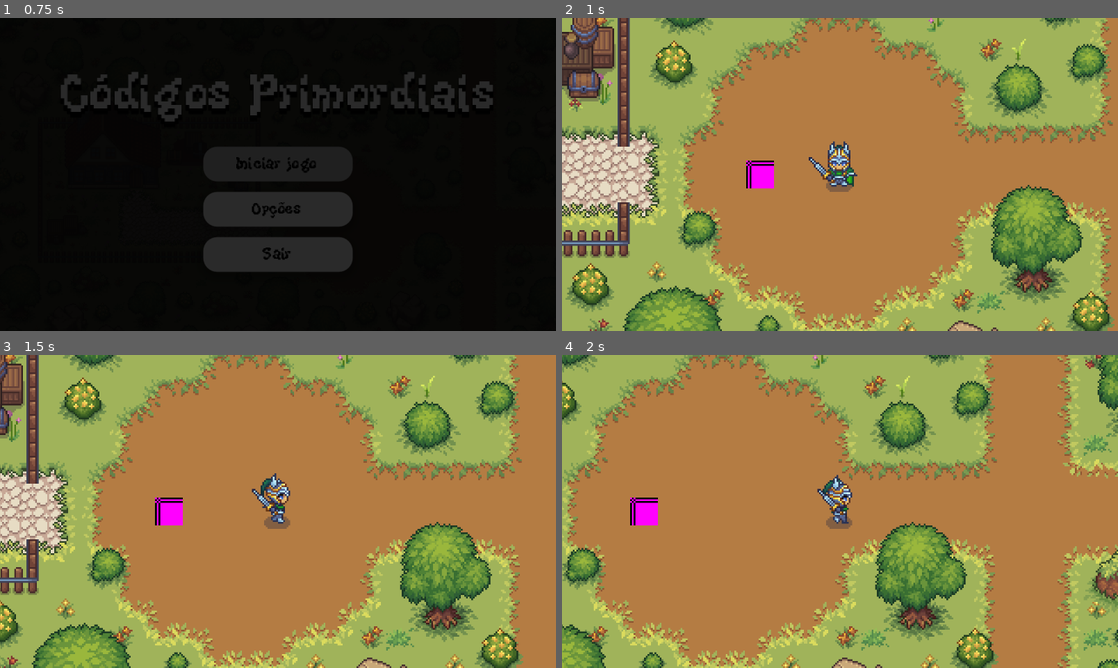
Above: before the commit, frames 1-4 (two rows, left to right).
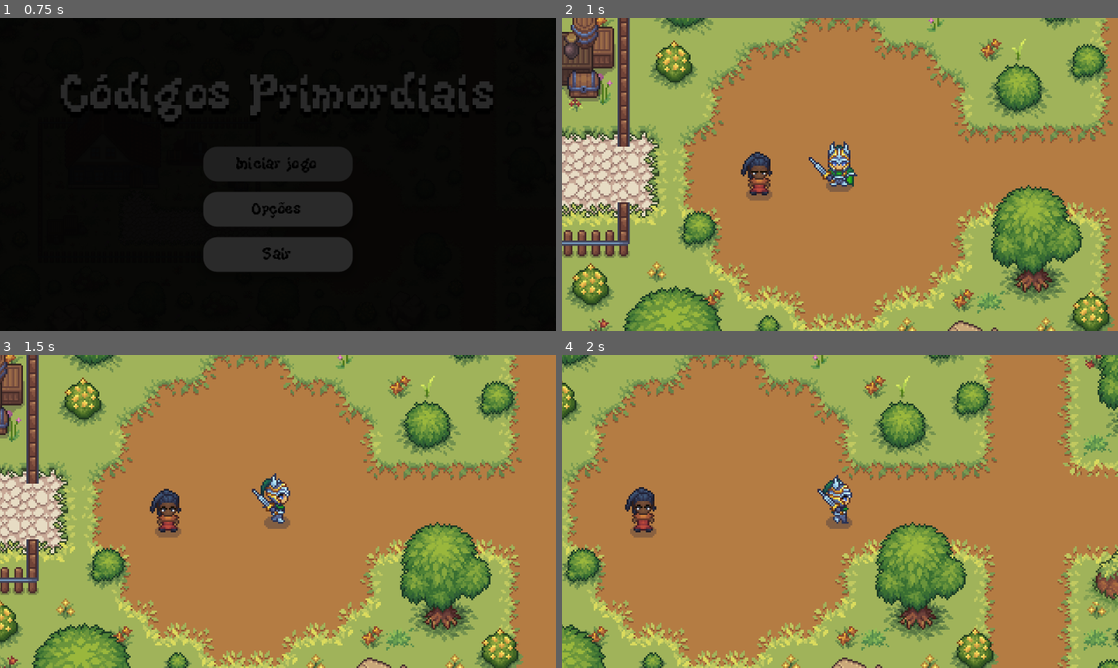
Above: after the commit, the same moments.

Repository: thiagomaes/codigos-primordiais
Game: Godot game, scene res://Scenes/main_menu.tscn
The game is run twice, just before and just after one commit, with the same random seed, the same clock (stepped at 60 frames per second) and the same inputs.
Inputs:
- Up to frame 1 (0.75 s): click "Iniciar jogo" at 0.5 s
- Up to frame 2 (1 s): no input
- Up to frame 3 (1.5 s): tap Enter (ui_accept) at 1.25 s; hold D (right) from 1.28 s (still down); hold E (interact) from 1.28 s (still down)
- Up to frame 4 (2 s): keep holding D (right); keep holding E (interact); tap Enter (ui_accept) at 1.52, 1.55, 1.82 s

Frame 1 is identical in both runs. In frame 2, 0.7% of the frame differs, in the area x 32-39%, y 42-59%; in frame 3, 0.7%; in frame 4, 0.7%, in the area x 11-18%, y 42-59%.

Commit message:
Finalizando npc e missoes

Diff:
--- a/game/GUI/answer_box.gd
+++ b/game/GUI/answer_box.gd
@@ -21,11 +21,19 @@
 	btn_a.text = "A) %d placas" % options[0]
 	btn_b.text = "B) %d placas" % options[1]
 	btn_c.text = "C) %d placas" % options[2]
+
 	visible = true
 	Input.set_mouse_mode(Input.MOUSE_MODE_VISIBLE)
 
+	# Pausa o jogo assim que a pergunta aparece (bloqueia movimento do jogador e inimigos)
+	get_tree().paused = true
+
 func _on_answer_pressed(index: int) -> void:
 	visible = false
+
+	# Despausa o jogo assim que uma resposta é clicada
+	get_tree().paused = false
+
 	if index == correct_answer:
 		answer_selected.emit(true)
 	else:
--- a/game/GUI/answer_box.tscn
+++ b/game/GUI/answer_box.tscn
@@ -3,7 +3,16 @@
 [ext_resource type="Script" uid="uid://cf3no40uqyth5" path="res://GUI/answer_box.gd" id="1_0sinv"]
 
 [node name="AnswerBox" type="CanvasLayer" unique_id=1419809980 groups=["answer_box"]]
+process_mode = 3
 script = ExtResource("1_0sinv")
+
+[node name="ColorRect" type="ColorRect" parent="." unique_id=1687150853]
+anchors_preset = 15
+anchor_right = 1.0
+anchor_bottom = 1.0
+grow_horizontal = 2
+grow_vertical = 2
+color = Color(0, 0, 0, 0.654902)
 
 [node name="Control" type="Control" parent="." unique_id=1229452226]
 layout_mode = 3
--- a/game/Mission/bancada.gd
+++ b/game/Mission/bancada.gd
@@ -58,11 +58,11 @@
 func _on_answer_correct() -> void:
 	MissionManager.complete_mission()
 	MissionManager.advance_level()
-	dialog_box.start(["Correto! Volte ao Velhinho para a próxima missão!"], "Bancada")
+	dialog_box.start(["Correto! Volte ao Guia para a próxima missão!"], "Bancada")
 
 func _on_answer_wrong() -> void:
 	MissionManager.fail_mission()
-	dialog_box.start(["Errado! Volte ao Velhinho para uma nova missão."], "Bancada")
+	dialog_box.start(["Errado! Volte ao Guia para uma nova missão."], "Bancada")
 
 func _on_area_2d_body_entered(body: Node2D) -> void:
 	if body.is_in_group("jogador"):
--- a/game/Mission/bancada.tscn
+++ b/game/Mission/bancada.tscn
@@ -4,6 +4,9 @@
 [ext_resource type="Texture2D" uid="uid://c1fe4hwx0p2ap" path="res://Tile Maps/Sprites/Objects.png" id="1_pojy1"]
 [ext_resource type="FontFile" uid="uid://ctj6xmdsc5apk" path="res://Fonts/KiwiSoda.ttf" id="2_67upa"]
 [ext_resource type="PackedScene" uid="uid://dlb65q3cyofxl" path="res://GUI/answer_box.tscn" id="4_ufrpd"]
+
+[sub_resource type="CircleShape2D" id="CircleShape2D_6sd27"]
+radius = 50.0
 
 [sub_resource type="RectangleShape2D" id="RectangleShape2D_ufrpd"]
 size = Vector2(43, 18)
@@ -14,10 +17,8 @@
 [sub_resource type="RectangleShape2D" id="RectangleShape2D_00rb8"]
 size = Vector2(17, 18.5)
 
-[sub_resource type="CircleShape2D" id="CircleShape2D_6sd27"]
-radius = 50.0
-
 [node name="Bancada" type="StaticBody2D" unique_id=1534669827]
+collision_mask = 255
 script = ExtResource("1_67upa")
 
 [node name="Sprite2D" type="Sprite2D" parent="." unique_id=741986424]
@@ -25,20 +26,6 @@
 hframes = 6
 vframes = 8
 frame = 44
-
-[node name="table" type="CollisionShape2D" parent="Sprite2D" unique_id=1465866918]
-position = Vector2(1.5, -13)
-shape = SubResource("RectangleShape2D_ufrpd")
-debug_color = Color(0.7368432, 0.32030278, 0.8601839, 0.41960785)
-
-[node name="chest" type="CollisionShape2D" parent="Sprite2D" unique_id=431588305]
-position = Vector2(22.5, -1.5)
-shape = SubResource("RectangleShape2D_v5x36")
-debug_color = Color(0.9389079, 0.24901989, 0, 0.41960785)
-
-[node name="box" type="CollisionShape2D" parent="Sprite2D" unique_id=457040987]
-position = Vector2(-15, -2.25)
-shape = SubResource("RectangleShape2D_00rb8")
 
 [node name="Area2D" type="Area2D" parent="." unique_id=84970177]
 
@@ -57,5 +44,19 @@
 
 [node name="AnswerBox" parent="." unique_id=1419809980 instance=ExtResource("4_ufrpd")]
 
+[node name="table" type="CollisionShape2D" parent="." unique_id=1465866918]
+position = Vector2(1.5, -13)
+shape = SubResource("RectangleShape2D_ufrpd")
+debug_color = Color(0.7368432, 0.32030278, 0.8601839, 0.41960785)
+
+[node name="chest" type="CollisionShape2D" parent="." unique_id=431588305]
+position = Vector2(22.5, -1.5)
+shape = SubResource("RectangleShape2D_v5x36")
+debug_color = Color(0.9389079, 0.24901989, 0, 0.41960785)
+
+[node name="box" type="CollisionShape2D" parent="." unique_id=457040987]
+position = Vector2(-15, -2.25)
+shape = SubResource("RectangleShape2D_00rb8")
+
 [connection signal="body_entered" from="Area2D" to="." method="_on_area_2d_body_entered"]
 [connection signal="body_exited" from="Area2D" to="." method="_on_area_2d_body_exited"]
--- a/game/Mission/mission_manager.gd
+++ b/game/Mission/mission_manager.gd
@@ -39,7 +39,8 @@
 	return LEVELS.get(current_level, LEVELS[1])
 
 func advance_level() -> void:
-	if current_level < LEVELS.size():
+	# Agora o nível pode chegar a 4, ativando o final do jogo na Guia!
+	if current_level <= LEVELS.size():
 		current_level += 1
 
 func get_dialog_text() -> Array[String]:
@@ -50,6 +51,6 @@
 		"por %d metros de largura." % largura,
 		"Cada placa cobre %d metros quadrados." % area_placa,
 		"Quantas placas precisamos?",
-		"Vá até a área 1 e descubra!"
+		"Siga a seta até a área %d e faça o conserto!" % current_level # <--- O truque está aqui!
 	]
 	return lines
--- a/game/NPC/npc.gd
+++ b/game/NPC/npc.gd
@@ -22,15 +22,45 @@
 	if dialog_box == null:
 		push_error("DialogBox não encontrada!")
 		return
+
+	# Trava o movimento do jogador
+	get_tree().call_group("jogador", "set_can_move", false)
+
+	# Diálogo de jogo finalizado (Todas as missões completas)
+	if MissionManager.current_level > MissionManager.LEVELS.size():
+		dialog_box.start([
+			"Muito bem, aventureiro!",
+			"As pontes voltaram a funcionar perfeitamente.",
+			"Agradeço imensamente pela sua ajuda."
+		], "Guia")
+		dialog_box.dialog_finished.connect(_on_game_finished, CONNECT_ONE_SHOT)
+		return
+
+	# Diálogo de aviso (Missão já está ativa)
 	if MissionManager.active:
-		dialog_box.start(["Você já tem uma missão ativa!", "Vá até a área 1."], "Velhinho")
+		dialog_box.start([
+			"Você ainda tem uma tarefa pendente.",
+			"Verifique a área indicada e conclua o conserto."
+		], "Guia")
+		dialog_box.dialog_finished.connect(_on_warning_dialog_finished, CONNECT_ONE_SHOT)
 		return
+
+	# Diálogo de nova missão
 	MissionManager.generate_mission()
-	dialog_box.start(MissionManager.get_dialog_text(), "Velhinho")
+	dialog_box.start(MissionManager.get_dialog_text(), "Guia")
 	dialog_box.dialog_finished.connect(_on_dialog_finished, CONNECT_ONE_SHOT)
 
+func _on_warning_dialog_finished() -> void:
+	# Libera o jogador após o aviso
+	get_tree().call_group("jogador", "set_can_move", true)
+
 func _on_dialog_finished() -> void:
+	# Libera o jogador ao fim do diálogo da nova missão e ativa a seta
+	get_tree().call_group("jogador", "set_can_move", true)
 	get_tree().call_group("mission_arrow", "activate")
+
+func _on_game_finished() -> void:
+	LevelManager.load_new_level("res://Scenes/creditos.tscn", "", Vector2.ZERO)
 
 func _on_area_2d_body_entered(body: Node2D) -> void:
 	if body.is_in_group("jogador"):
--- a/game/NPC/npc.tscn
+++ b/game/NPC/npc.tscn
@@ -1,24 +1,121 @@
 [gd_scene format=3 uid="uid://bwyiisbf5rdsq"]
 
 [ext_resource type="Script" uid="uid://lapqdpwgffok" path="res://NPC/npc.gd" id="1_asys0"]
+[ext_resource type="Texture2D" uid="uid://cld567cqj555f" path="res://Sprites/Characters/Character_citizens_animation/Citizen3_Idle_with_shadow.png" id="2_3etx6"]
 [ext_resource type="FontFile" uid="uid://ctj6xmdsc5apk" path="res://Fonts/KiwiSoda.ttf" id="2_056qb"]
 
-[sub_resource type="PlaceholderTexture2D" id="PlaceholderTexture2D_3etx6"]
-size = Vector2(16, 16)
+[sub_resource type="AtlasTexture" id="AtlasTexture_k1h6f"]
+atlas = ExtResource("2_3etx6")
+region = Rect2(0, 0, 32, 32)
+
+[sub_resource type="AtlasTexture" id="AtlasTexture_6swda"]
+atlas = ExtResource("2_3etx6")
+region = Rect2(32, 0, 32, 32)
+
+[sub_resource type="AtlasTexture" id="AtlasTexture_rovd1"]
+atlas = ExtResource("2_3etx6")
+region = Rect2(64, 0, 32, 32)
+
+[sub_resource type="AtlasTexture" id="AtlasTexture_u08xh"]
+atlas = ExtResource("2_3etx6")
+region = Rect2(96, 0, 32, 32)
+
+[sub_resource type="AtlasTexture" id="AtlasTexture_m2dqh"]
+atlas = ExtResource("2_3etx6")
+region = Rect2(128, 0, 32, 32)
+
+[sub_resource type="AtlasTexture" id="AtlasTexture_bey1f"]
+atlas = ExtResource("2_3etx6")
+region = Rect2(160, 0, 32, 32)
+
+[sub_resource type="AtlasTexture" id="AtlasTexture_hhshi"]
+atlas = ExtResource("2_3etx6")
+region = Rect2(192, 0, 32, 32)
+
+[sub_resource type="AtlasTexture" id="AtlasTexture_ecfdr"]
+atlas = ExtResource("2_3etx6")
+region = Rect2(224, 0, 32, 32)
+
+[sub_resource type="AtlasTexture" id="AtlasTexture_kx1mh"]
+atlas = ExtResource("2_3etx6")
+region = Rect2(256, 0, 32, 32)
+
+[sub_resource type="AtlasTexture" id="AtlasTexture_aei7b"]
+atlas = ExtResource("2_3etx6")
+region = Rect2(288, 0, 32, 32)
+
+[sub_resource type="AtlasTexture" id="AtlasTexture_0j1p6"]
+atlas = ExtResource("2_3etx6")
+region = Rect2(320, 0, 32, 32)
+
+[sub_resource type="AtlasTexture" id="AtlasTexture_oj5ba"]
+atlas = ExtResource("2_3etx6")
+region = Rect2(352, 0, 32, 32)
+
+[sub_resource type="SpriteFrames" id="SpriteFrames_wi8x7"]
+animations = [{
+"frames": [{
+"duration": 1.0,
+"texture": SubResource("AtlasTexture_k1h6f")
+}, {
+"duration": 1.0,
+"texture": SubResource("AtlasTexture_6swda")
+}, {
+"duration": 1.0,
+"texture": SubResource("AtlasTexture_rovd1")
+}, {
+"duration": 1.0,
+"texture": SubResource("AtlasTexture_u08xh")
+}, {
+"duration": 1.0,
+"texture": SubResource("AtlasTexture_m2dqh")
+}, {
+"duration": 1.0,
+"texture": SubResource("AtlasTexture_bey1f")
+}, {
+"duration": 1.0,
+"texture": SubResource("AtlasTexture_hhshi")
+}, {
+"duration": 1.0,
+"texture": SubResource("AtlasTexture_ecfdr")
+}, {
+"duration": 1.0,
+"texture": SubResource("AtlasTexture_kx1mh")
+}, {
+"duration": 1.0,
+"texture": SubResource("AtlasTexture_aei7b")
+}, {
+"duration": 1.0,
+"texture": SubResource("AtlasTexture_0j1p6")
+}, {
+"duration": 1.0,
+"texture": SubResource("AtlasTexture_oj5ba")
+}],
+"loop": true,
+"name": &"idle",
+"speed": 8.0
+}]
 
 [sub_resource type="RectangleShape2D" id="RectangleShape2D_k1h6f"]
-size = Vector2(16, 16)
+size = Vector2(14, 20)
 
 [sub_resource type="CircleShape2D" id="CircleShape2D_6swda"]
 radius = 20.0
 
 [node name="Npc" type="CharacterBody2D" unique_id=155751682]
+collision_layer = 255
+collision_mask = 255
 script = ExtResource("1_asys0")
 
-[node name="Sprite2D" type="Sprite2D" parent="." unique_id=1764351703]
-texture = SubResource("PlaceholderTexture2D_3etx6")
+[node name="Sprite2D" type="AnimatedSprite2D" parent="." unique_id=1518655765]
+sprite_frames = SubResource("SpriteFrames_wi8x7")
+animation = &"idle"
+autoplay = "idle"
+frame = 1
+frame_progress = 0.6410469
 
 [node name="CollisionShape2D" type="CollisionShape2D" parent="." unique_id=150744194]
+position = Vector2(-1, 2)
 shape = SubResource("RectangleShape2D_k1h6f")
 
 [node name="Area2D" type="Area2D" parent="." unique_id=448640959]
@@ -27,10 +124,10 @@
 shape = SubResource("CircleShape2D_6swda")
 
 [node name="Label" type="Label" parent="." unique_id=1286253979]
-offset_left = -6.0
-offset_top = -12.0
-offset_right = 7.0
-offset_bottom = -8.0
+offset_left = -7.0
+offset_top = -18.0
+offset_right = 6.0
+offset_bottom = -14.0
 theme_override_fonts/font = ExtResource("2_056qb")
 theme_override_font_sizes/font_size = 4
 text = "-> E <-"
--- /dev/null
+++ b/game/Scenes/creditos.gd
@@ -0,0 +1,21 @@
+extends Control
+
+var saindo_da_tela: bool = false # Nossa variável de trava
+
+func _ready() -> void:
+	Input.set_mouse_mode(Input.MOUSE_MODE_VISIBLE)
+	get_tree().paused = false
+	$Timer.start() # Dica: você também pode apenas marcar "Autostart" no Inspector do Timer
+
+func _on_timer_timeout() -> void:
+	voltar_para_menu()
+
+func _input(event: InputEvent) -> void:
+	if event.is_action_pressed("interact") or event.is_action_pressed("ui_accept"):
+		voltar_para_menu()
+
+# Criamos uma função única para não repetir código
+func voltar_para_menu() -> void:
+	if saindo_da_tela == false:
+		saindo_da_tela = true # Ativa a trava
+		LevelManager.load_new_level("res://Scenes/main_menu.tscn", "", Vector2.ZERO)
--- /dev/null
+++ b/game/Scenes/creditos.tscn
@@ -0,0 +1,78 @@
+[gd_scene format=3 uid="uid://btofkc3dqfx8q"]
+
+[ext_resource type="Script" uid="uid://loyh3ok7gbld" path="res://Scenes/creditos.gd" id="1_eml6v"]
+[ext_resource type="FontFile" uid="uid://ctj6xmdsc5apk" path="res://Fonts/KiwiSoda.ttf" id="2_ykkye"]
+
+[node name="Creditos" type="Control" unique_id=1424379025]
+layout_mode = 3
+anchors_preset = 15
+anchor_right = 1.0
+anchor_bottom = 1.0
+grow_horizontal = 2
+grow_vertical = 2
+script = ExtResource("1_eml6v")
+
+[node name="ColorRect" type="ColorRect" parent="." unique_id=960362431]
+layout_mode = 1
+anchors_preset = 15
+anchor_right = 1.0
+anchor_bottom = 1.0
+grow_horizontal = 2
+grow_vertical = 2
+pivot_offset = Vector2(466, -38)
+color = Color(0, 0, 0, 1)
+
+[node name="TextureRect" type="TextureRect" parent="." unique_id=2059348721]
+layout_mode = 1
+anchors_preset = 15
+anchor_right = 1.0
+anchor_bottom = 1.0
+grow_horizontal = 2
+grow_vertical = 2
+
+[node name="VBoxContainer" type="VBoxContainer" parent="." unique_id=1367255348]
+layout_mode = 1
+anchors_preset = 8
+anchor_left = 0.5
+anchor_top = 0.5
+anchor_right = 0.5
+anchor_bottom = 0.5
+offset_left = -158.5
+offset_top = -62.5
+offset_right = 158.5
+offset_bottom = 62.5
+grow_horizontal = 2
+grow_vertical = 2
+theme_override_constants/separation = 19
+
+[node name="Label" type="Label" parent="VBoxContainer" unique_id=204669523]
+layout_mode = 2
+size_flags_horizontal = 4
+theme_override_fonts/font = ExtResource("2_ykkye")
+theme_override_font_sizes/font_size = 20
+text = "Códigos Primordiais"
+
+[node name="Label2" type="Label" parent="VBoxContainer" unique_id=1691997342]
+layout_mode = 2
+size_flags_horizontal = 4
+theme_override_fonts/font = ExtResource("2_ykkye")
+theme_override_font_sizes/font_size = 16
+text = "Desenvolvido por"
+
+[node name="Label3" type="Label" parent="VBoxContainer" unique_id=2094502553]
+layout_mode = 2
+size_flags_horizontal = 4
+theme_override_fonts/font = ExtResource("2_ykkye")
+theme_override_font_sizes/font_size = 15
+text = "Thiago, Gabriel, João, Leonardo, Lucas e Geison"
+
+[node name="Label4" type="Label" parent="VBoxContainer" unique_id=953100200]
+layout_mode = 2
+size_flags_horizontal = 4
+theme_override_fonts/font = ExtResource("2_ykkye")
+text = "Obrigado por jogar!"
+
+[node name="Timer" type="Timer" parent="." unique_id=1825608013]
+wait_time = 10.0
+
+[connection signal="timeout" from="Timer" to="." method="_on_timer_timeout"]
--- a/game/Scenes/jogador.tscn
+++ b/game/Scenes/jogador.tscn
@@ -1144,7 +1144,7 @@
 z_index = 4
 z_as_relative = false
 position = Vector2(0, -7)
-collision_mask = 24
+collision_mask = 25
 motion_mode = 1
 wall_min_slide_angle = 0.17453292
 script = ExtResource("1_w43nc")
--- a/game/Scripts/jogador.gd
+++ b/game/Scripts/jogador.gd
@@ -2,6 +2,7 @@
 
 var cardinal_direction : Vector2 = Vector2.DOWN
 var direction : Vector2 = Vector2.ZERO
+var can_move : bool = true # <--- 1. NOVA VARIÁVEL AQUI
 
 @onready var anim : AnimatedSprite2D = $AnimatedSprite2D
 @onready var state_machine : PlayerStateMachine = $StateMachine
@@ -10,6 +11,11 @@
 	state_machine.Initialize(self)
 
 func _process(delta):
+	# <--- 2. VERIFICAÇÃO DA TRAVA
+	if not can_move:
+		direction = Vector2.ZERO
+		return
+
 	direction = Vector2(
 		Input.get_axis("left", "right"),
 		Input.get_axis("up", "down")
@@ -23,3 +29,7 @@
 
 func SetAnimation(anim_name : String) -> void:
 	anim.play(anim_name)
+
+# <--- 3. NOVA FUNÇÃO PARA ALTERAR A TRAVA DE FORA DO SCRIPT
+func set_can_move(value: bool) -> void:
+	can_move = value
--- a/game/default_bus_layout.tres
+++ b/game/default_bus_layout.tres
@@ -1,9 +1,15 @@
 [gd_resource type="AudioBusLayout" format=3 uid="uid://dyxtp740c3gs4"]
 
 [resource]
-bus/1/name = &"New Bus"
+bus/1/name = &"Music"
 bus/1/solo = false
 bus/1/mute = false
 bus/1/bypass_fx = false
 bus/1/volume_db = 0.0
 bus/1/send = &"Master"
+bus/2/name = &"SFX"
+bus/2/solo = false
+bus/2/mute = false
+bus/2/bypass_fx = false
+bus/2/volume_db = 0.0
+bus/2/send = &"Master"
--- a/game/levels/area01/01.tscn
+++ b/game/levels/area01/01.tscn
@@ -37,6 +37,7 @@
 
 [node name="Bancada" parent="." unique_id=1534669827 instance=ExtResource("8_lkonf")]
 position = Vector2(344, 62)
+collision_layer = 16
 
 [node name="AnswerBox" parent="." unique_id=1419809980 instance=ExtResource("9_skxhh")]
 
Not shown, added: game/Music/medieval_music.mp3.import
Not shown, added: game/Scenes/creditos.gd.uid
Not shown: 1 places in game/Scenes/main_menu.tscn that only renumber resources
